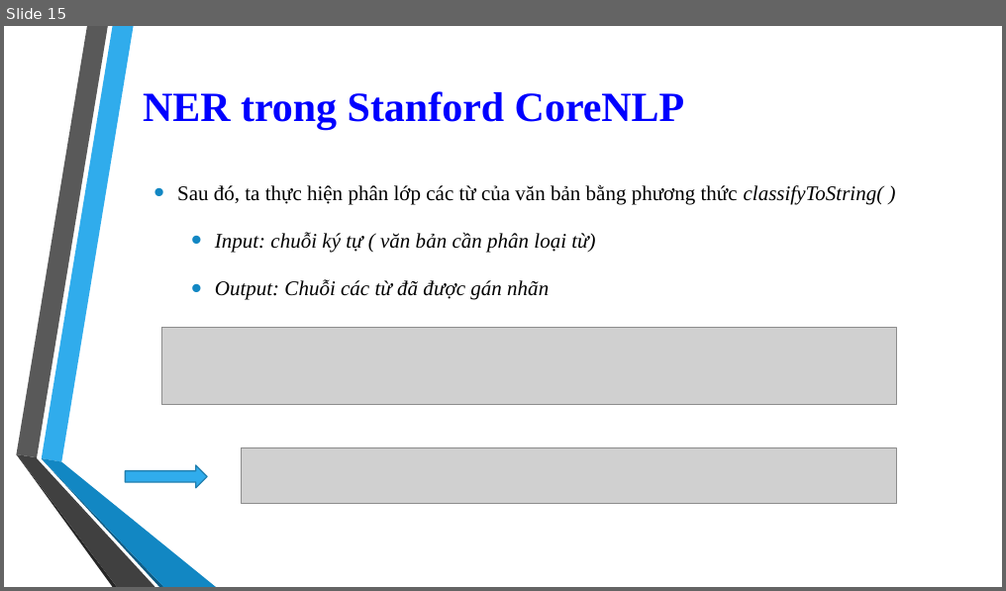
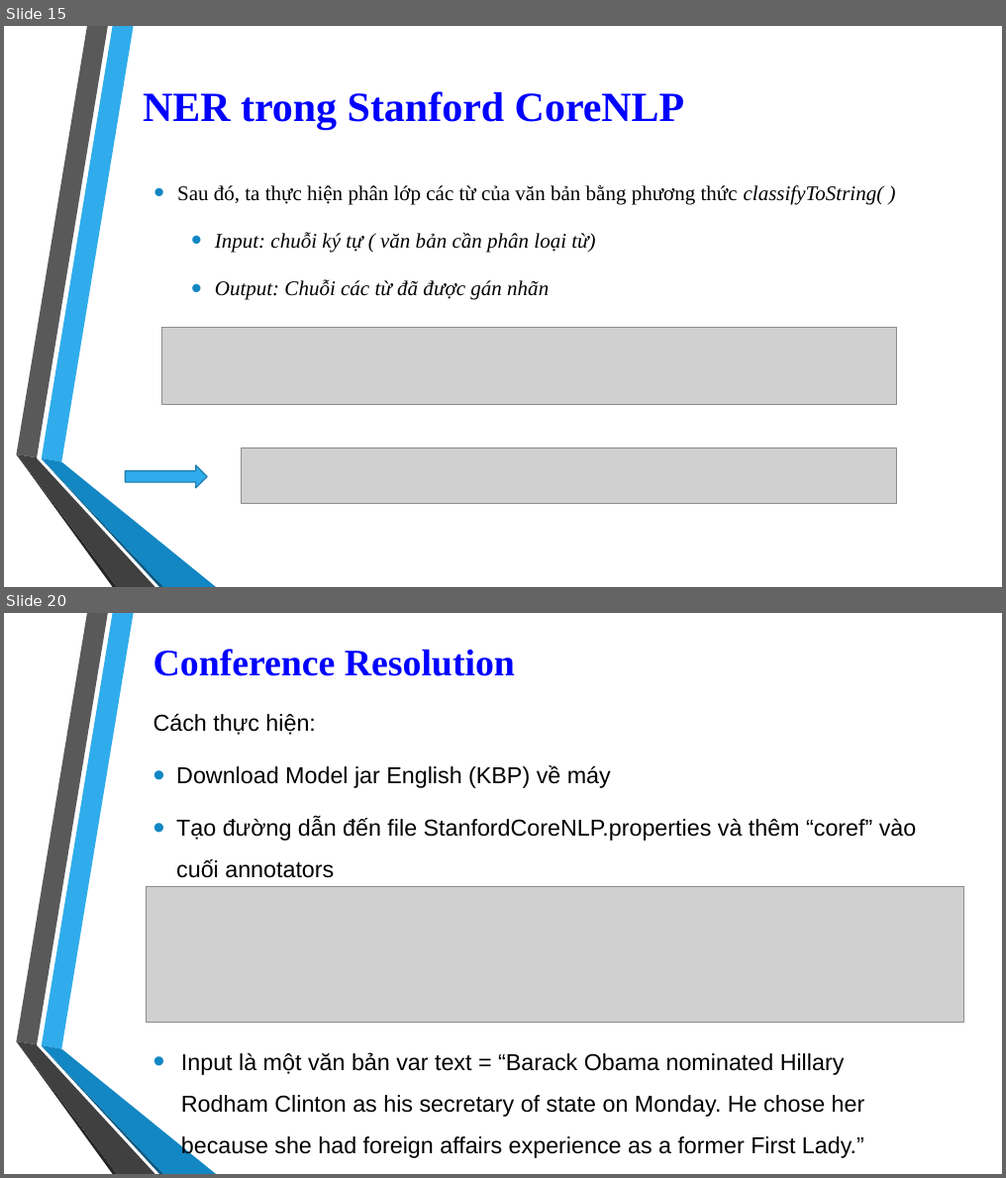
Before and after one commit to 1412520/TextMining, a slide deck: Seminar/Stanford_CoreNLP.pptx. Shown one above the other, each under a label of ours: slide 15 before the commit, slides 15 and 20 after it; the slides between them are not shown. The pictures are 1006x591 and 1006x1178 pixels, drawn with LibreOffice and Linux fonts; fonts in the diff are those of the drawing; grey boxes stand for pictures; background and template pictures are left out. Boxes give left, top, right and bottom in pixels: in the first picture for what was removed or moved away, otherwise in the second. Text is boxed around its words. In the diff, an @@ line names an element or a change of style, - is before the commit and + after.

Commit message:
Upload Conference Resolution and update CorefAnnotator.cs

```diff
--- a/Seminar/Stanford_CoreNLP.pptx
+++ b/Seminar/Stanford_CoreNLP.pptx
@@ slide 20 added at <box>4,613,1002,1174</box>, background picture (left out); not listed: 6 template elements that a slide beside it also shows @@
@@ title added at <box>153,649,515,676</box>, 36 pt, text #0000FF, bold @@
+Conference Resolution
@@ text added at <box>153,714,917,878</box>, 22.2 pt, text #000000 @@
+Cách thực hiện:
+• Download Model jar English (KBP) về máy
+• Tạo đường dẫn đến file StanfordCoreNLP.properties và thêm “coref” vào cuối annotators
@@ picture added at <box>146,886,963,1022</box> @@
@@ text added at <box>181,1053,865,1158</box>, 22.2 pt, text #000000 @@
+• Input là một văn bản var text = “Barack Obama nominated Hillary Rodham Clinton as his secretary of state on Monday. He chose her because she had foreign affairs experience as a former First Lady.”
```
Also in this commit, not shown: 6 other slides added, 1 other file.
